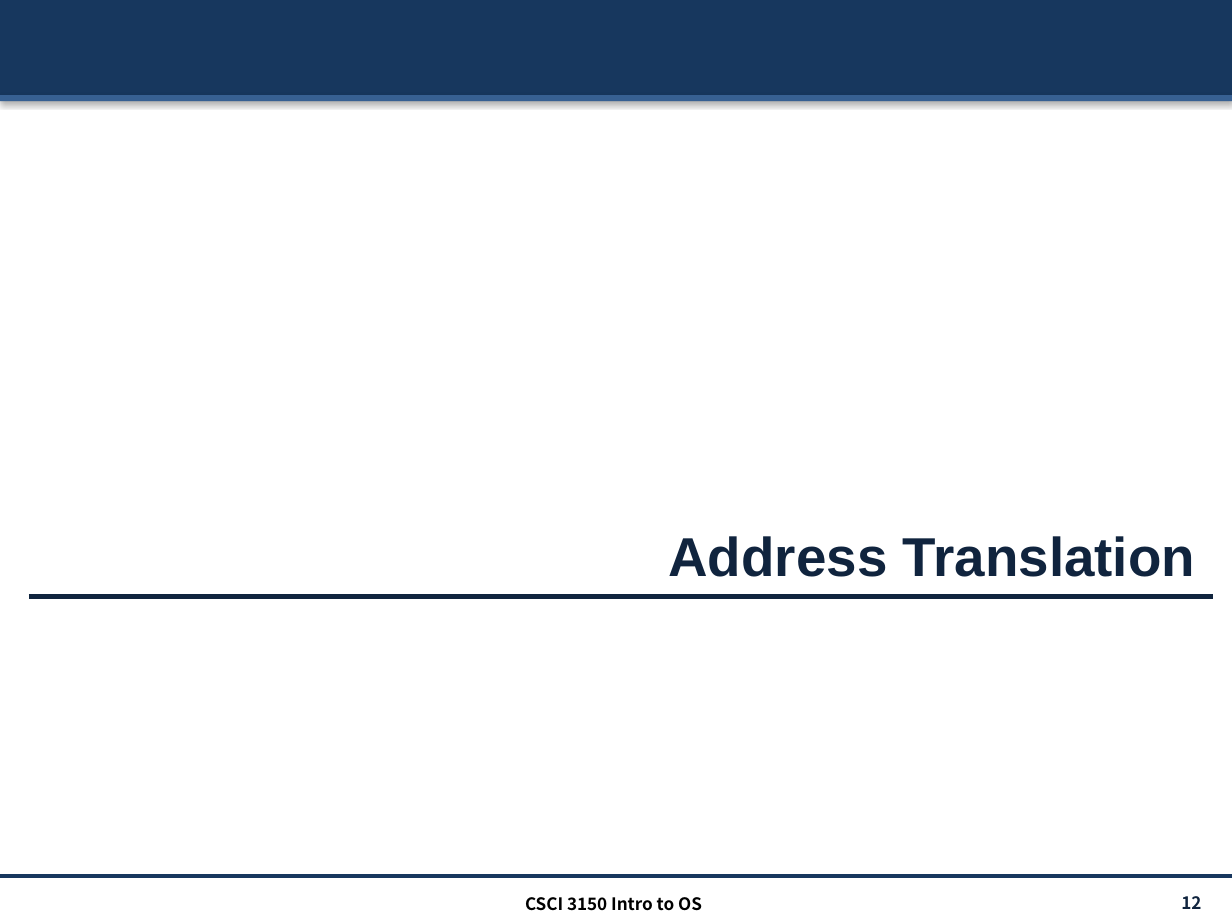
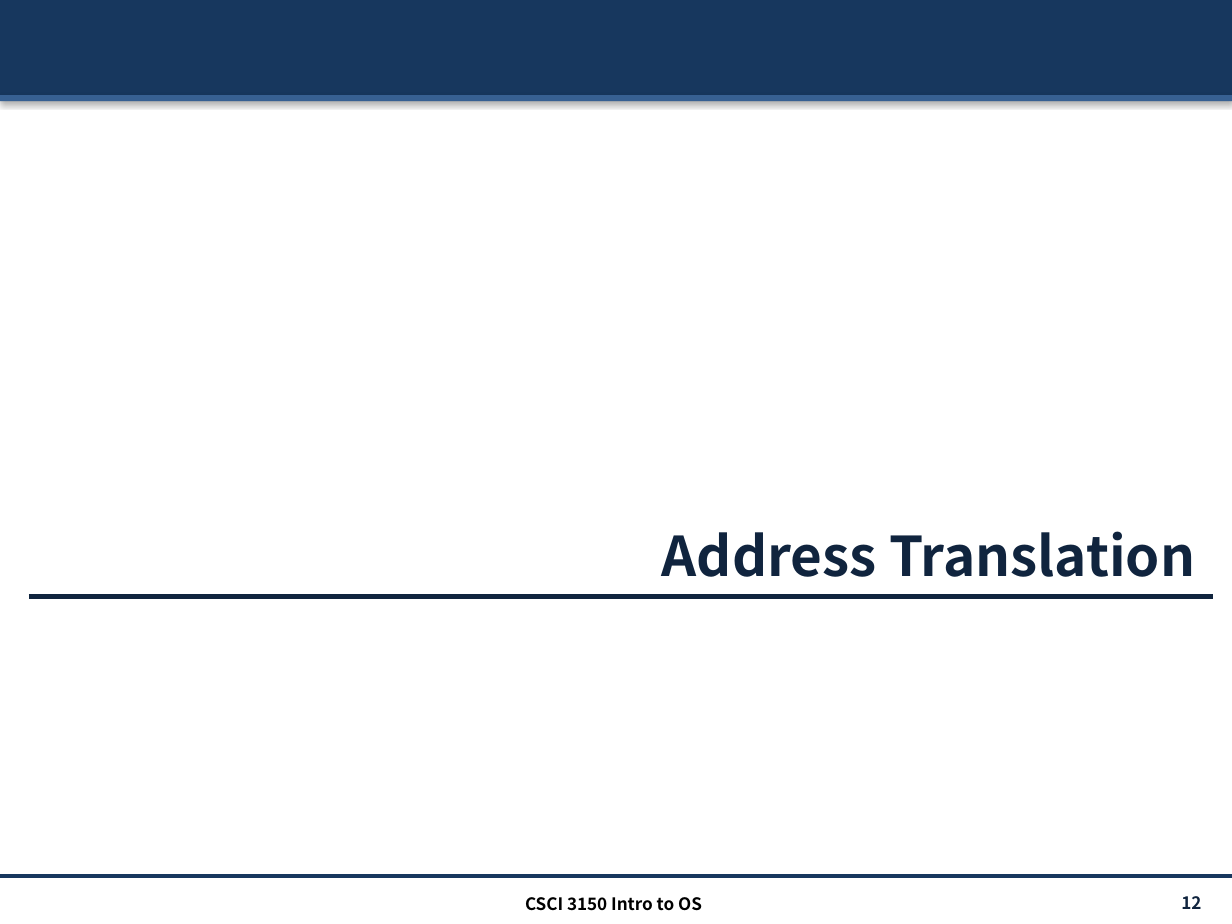
Before and after one commit to henryhxu/CSCI3150, a slide deck: slide 12 of lectures/lec10_mem.pptx. Drawn at 1232x924 pixels with LibreOffice and Linux fonts; fonts in the diff are those of the drawing. Boxes give left, top, right and bottom in pixels: in the first picture for what was removed or moved away, otherwise in the second. Text is boxed around its words. In the diff, an @@ line names an element or a change of style, - is before the commit and + after.

```diff
--- a/lectures/lec10_mem.pptx
+++ b/lectures/lec10_mem.pptx
@@ text "Address Translation" at box(662, 531, 1195, 577): font Arial to Noto Sans CJK KR @@
```
Also in this commit, not shown: 40 other slides changed.
